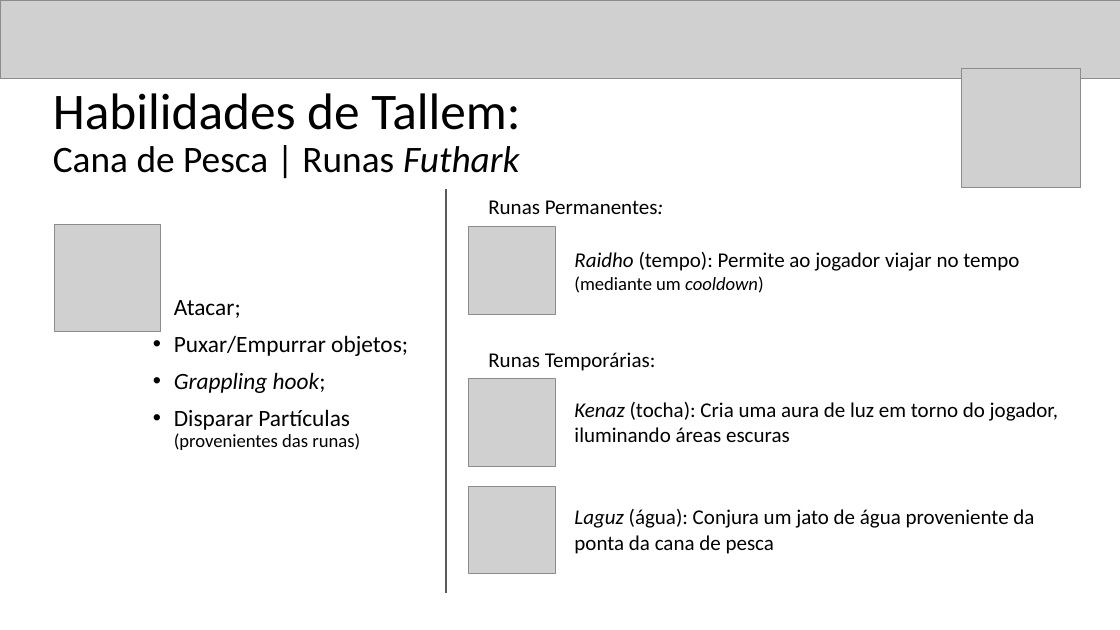
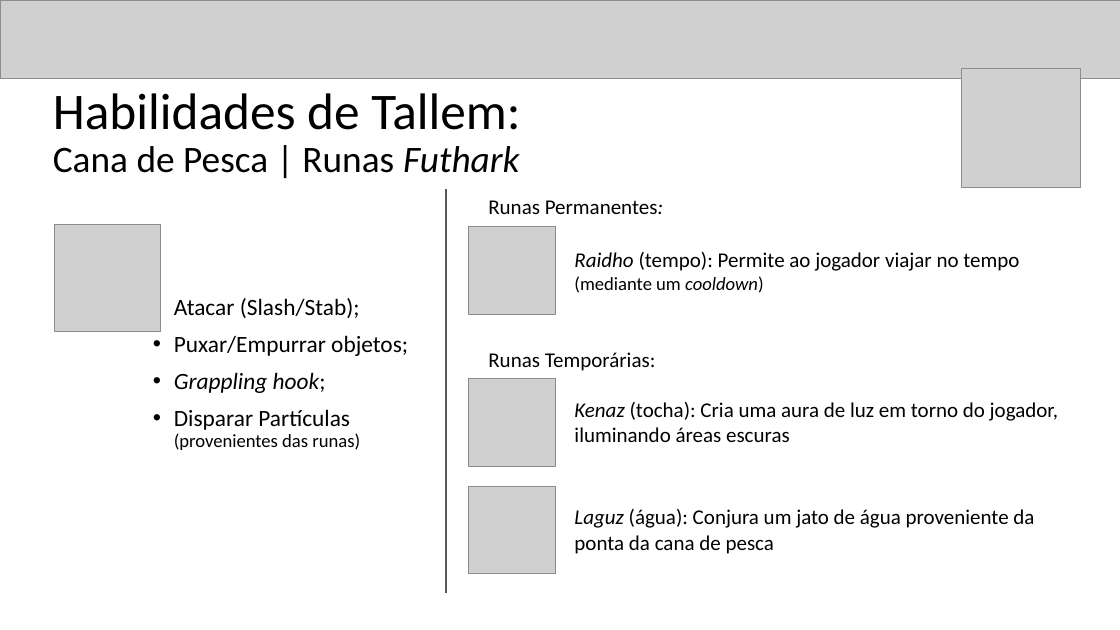
Before and after one commit to Snigy24/projectTallem, a slide deck: slide 4 of Documents/Personagens.pptx. Drawn at 1120x630 pixels with LibreOffice and Linux fonts; fonts in the diff are those of the drawing; grey boxes stand for pictures. Boxes give left, top, right and bottom in pixels: in the first picture for what was removed or moved away, otherwise in the second. Text is boxed around its words. In the diff, an @@ line names an element or a change of style, - is before the commit and + after.

```diff
--- a/Documents/Personagens.pptx
+++ b/Documents/Personagens.pptx
@@ text at [174,298,360,318]: text changed @@
-• Atacar;
+• Atacar (Slash/Stab);
```
Also in this commit, not shown: 3 other slides changed.
